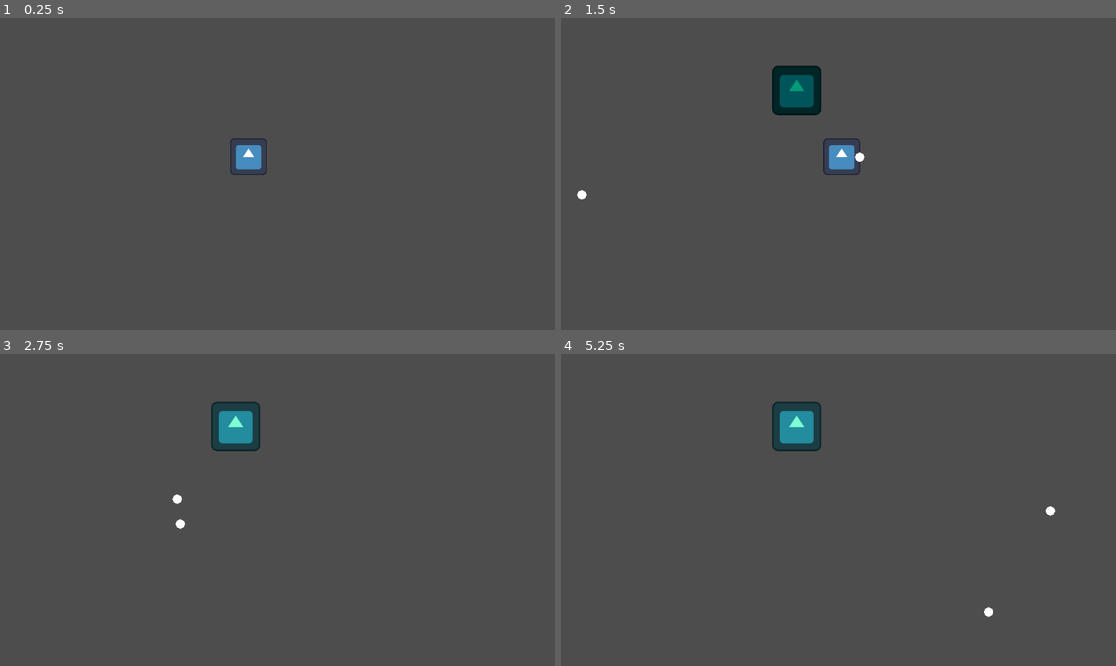
Above: before the commit, frames 1-4 (two rows, left to right).
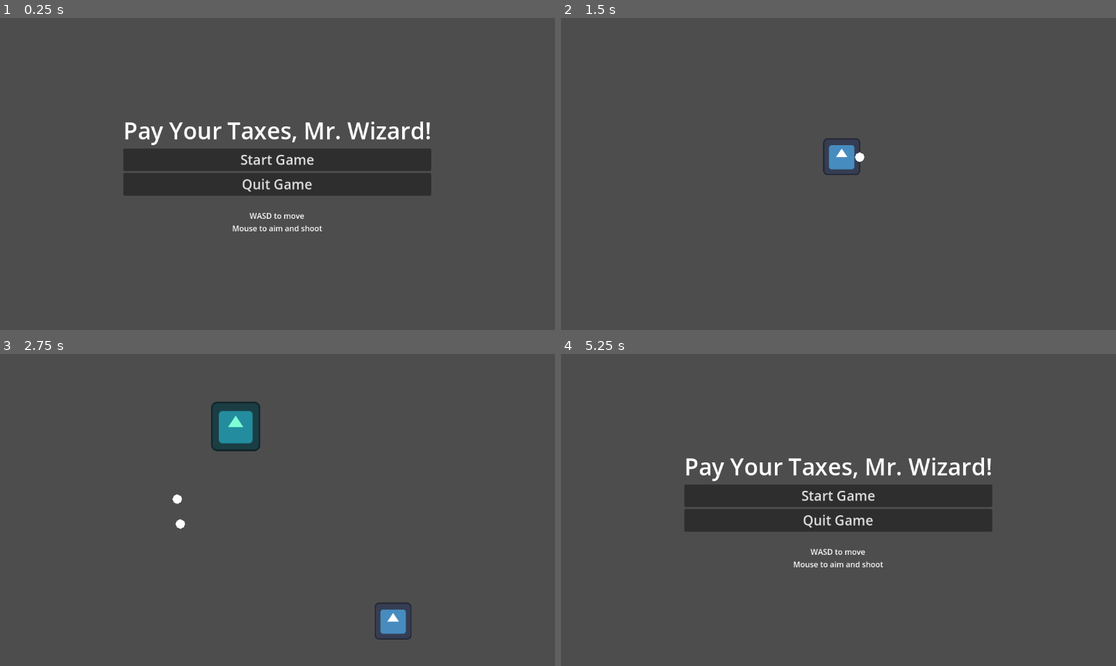
Above: after the commit, the same moments.

Repository: BriarLeaves/gun-wizard-loop-game
Game: Godot game, scene res://start_menu.tscn
Same seed, same stepped clock (60 frames per second), same inputs: the game is played once before the commit and once after it. Before the commit the project starts from res://room.tscn. The engine's default icon, where the game draws it, is replaced by a stand-in: a white triangle on a blue panel in a dark square. Sound files missing from this copy of the repository are replaced by a short silence.
Inputs (mouse positions are in pixels of both pictures, inside the frame that each line leads up to):
- Up to frame 1 (0.25 s): no input
- Up to frame 2 (1.5 s): click (838, 158) at 0.5 s, where only the run after the commit has a clickable "Start Game"; move the mouse to (960, 158) at 1.27 s; hold D (move_right) from 1.28 s (still down); click (960, 158) at 1.35 s
- Up to frame 3 (2.75 s): move the mouse to (166, 525) at 2.02 s; release D (move_right) at 2.03 s; hold S (move_down) from 2.03 s (still down); click (166, 525) at 2.1 s
- Up to frame 4 (5.25 s): move the mouse to (894, 441) at 2.77 s; release S (move_down) at 2.78 s; hold D (move_right) 2.78-3.53 s; click (894, 441) at 2.85 s; move the mouse to (810, 572) at 3.52 s; hold W (move_up) 3.53-4.28 s; click (810, 572) at 3.6 s; move the mouse to (1005, 556) at 4.27 s; hold A (move_left) 4.28-5 s; click (1005, 556) at 4.35 s; click (838, 553) at 5 s, where only the run after the commit has a clickable "Return to Title"

The runs differ from the first frame. In frame 1, 9.2% of the frame differs, in the area x 22-78%, y 33-69%; in frame 2, 1.4%; in frame 3, 0.5%; in frame 4, 11%, in the area x 22-90%, y 15-85%.

Commit message:
Added more audio clips and a game over screen

Diff:
--- a/gun-wizard-loop-game/bullet.gd
+++ b/gun-wizard-loop-game/bullet.gd
@@ -8,6 +8,7 @@
 
 # Called when the node enters the scene tree for the first time.
 func _ready() -> void:
+	AudioManager.play_sound("res://sounds/shot.wav", -12)
 	pass # Replace with function body.
 
 
--- a/gun-wizard-loop-game/enemy.gd
+++ b/gun-wizard-loop-game/enemy.gd
@@ -11,6 +11,7 @@
 	pass
 
 func enemy_death():
+	AudioManager.play_sound("res://sounds/explode2.wav", -12)
 	queue_free()
 	pass
 
@@ -21,4 +22,4 @@
 func _on_area_2d_area_entered(area: Area2D) -> void:
 	for obj in $Area2D.get_overlapping_areas():
 		obj.queue_free()
-		queue_free()
+	take_damage(3)
--- /dev/null
+++ b/gun-wizard-loop-game/game_over.tscn
@@ -0,0 +1,54 @@
+[gd_scene load_steps=3 format=3 uid="uid://dauv10f6qdr2v"]
+
+[ext_resource type="Script" uid="uid://b1hqkwhwpgyti" path="res://start_menu.gd" id="1_y26ei"]
+
+[sub_resource type="LabelSettings" id="LabelSettings_ndybt"]
+font_size = 48
+
+[node name="StartMenu" type="Control"]
+layout_mode = 3
+anchors_preset = 15
+anchor_right = 1.0
+anchor_bottom = 1.0
+grow_horizontal = 2
+grow_vertical = 2
+script = ExtResource("1_y26ei")
+
+[node name="MarginContainer" type="MarginContainer" parent="."]
+layout_mode = 1
+anchors_preset = 15
+anchor_right = 1.0
+anchor_bottom = 1.0
+grow_horizontal = 2
+grow_vertical = 2
+
+[node name="CenterContainer" type="CenterContainer" parent="MarginContainer"]
+layout_mode = 2
+
+[node name="VBoxContainer" type="VBoxContainer" parent="MarginContainer/CenterContainer"]
+layout_mode = 2
+
+[node name="Label" type="Label" parent="MarginContainer/CenterContainer/VBoxContainer"]
+layout_mode = 2
+text = "GAME OVER"
+label_settings = SubResource("LabelSettings_ndybt")
+
+[node name="Label2" type="Label" parent="MarginContainer/CenterContainer/VBoxContainer"]
+layout_mode = 2
+theme_override_font_sizes/font_size = 16
+text = "The wizard has defeated you...
+"
+horizontal_alignment = 1
+
+[node name="StartGame" type="Button" parent="MarginContainer/CenterContainer/VBoxContainer"]
+layout_mode = 2
+theme_override_font_sizes/font_size = 28
+text = "Play Again"
+
+[node name="ReturnToTitle" type="Button" parent="MarginContainer/CenterContainer/VBoxContainer"]
+layout_mode = 2
+theme_override_font_sizes/font_size = 28
+text = "Return to Title"
+
+[connection signal="pressed" from="MarginContainer/CenterContainer/VBoxContainer/StartGame" to="." method="_on_start_game_pressed"]
+[connection signal="pressed" from="MarginContainer/CenterContainer/VBoxContainer/ReturnToTitle" to="." method="_on_return_to_title_pressed"]
--- a/gun-wizard-loop-game/player_character.gd
+++ b/gun-wizard-loop-game/player_character.gd
@@ -40,7 +40,10 @@
 	for obj in $Area2D.get_overlapping_areas():
 		if obj is Bullet:
 			if obj.times_wrapped >= 1:
-				queue_free()
-				obj.queue_free()
+				call_deferred("die")
 		else:
-			queue_free()
+			call_deferred("die")
+
+func die():
+	AudioManager.play_jingle("res://sounds/evil-laugh-placeholder.ogg", -12)
+	get_tree().change_scene_to_file("res://game_over.tscn")
--- a/gun-wizard-loop-game/project.godot
+++ b/gun-wizard-loop-game/project.godot
@@ -11,7 +11,7 @@
 [application]
 
 config/name="gun-wizard-loop-game"
-run/main_scene="uid://6gey8ieo7rlf"
+run/main_scene="uid://csidjals66oo1"
 config/features=PackedStringArray("4.4", "Forward Plus")
 config/icon="res://icon.svg"
 
--- a/gun-wizard-loop-game/start_menu.gd
+++ b/gun-wizard-loop-game/start_menu.gd
@@ -8,3 +8,8 @@
 func _on_quit_game_pressed():
 	get_tree().quit()
 	pass # Replace with function body.
+
+
+func _on_return_to_title_pressed():
+	get_tree().change_scene_to_file("res://start_menu.tscn")
+	pass # Replace with function body.
Not shown, added: gun-wizard-loop-game/sounds/evil-laugh-placeholder.ogg.import
Not shown, added: gun-wizard-loop-game/sounds/evil-laugh-placeholder.ogg
